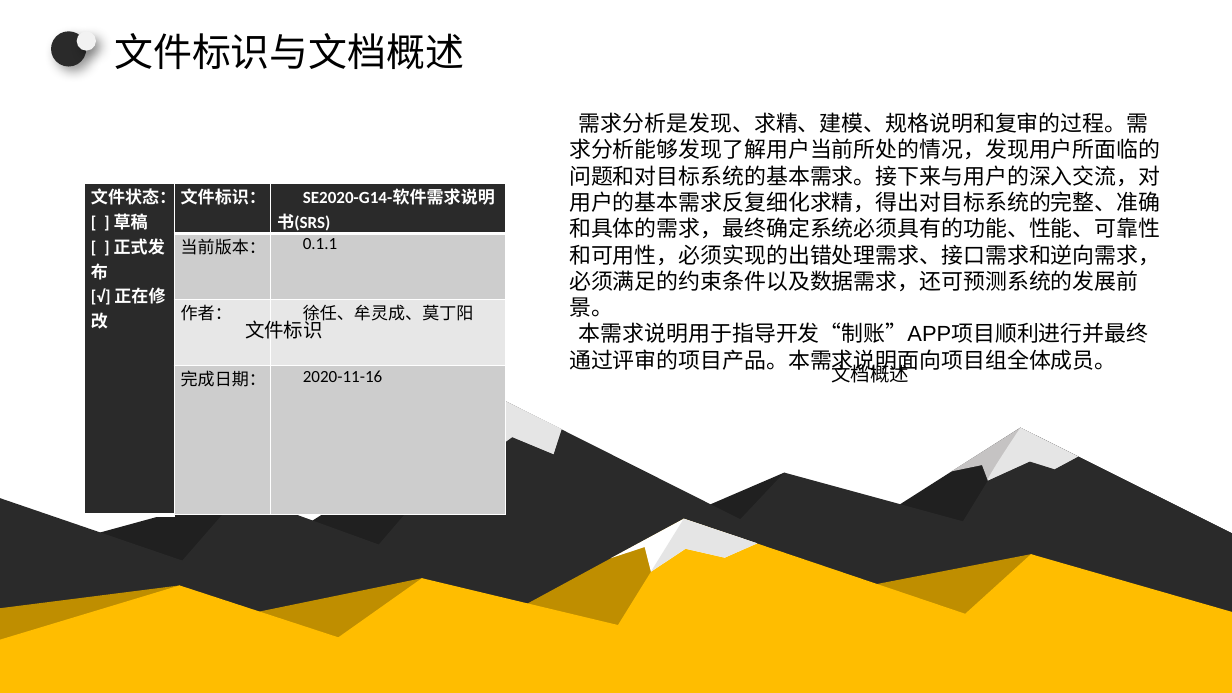
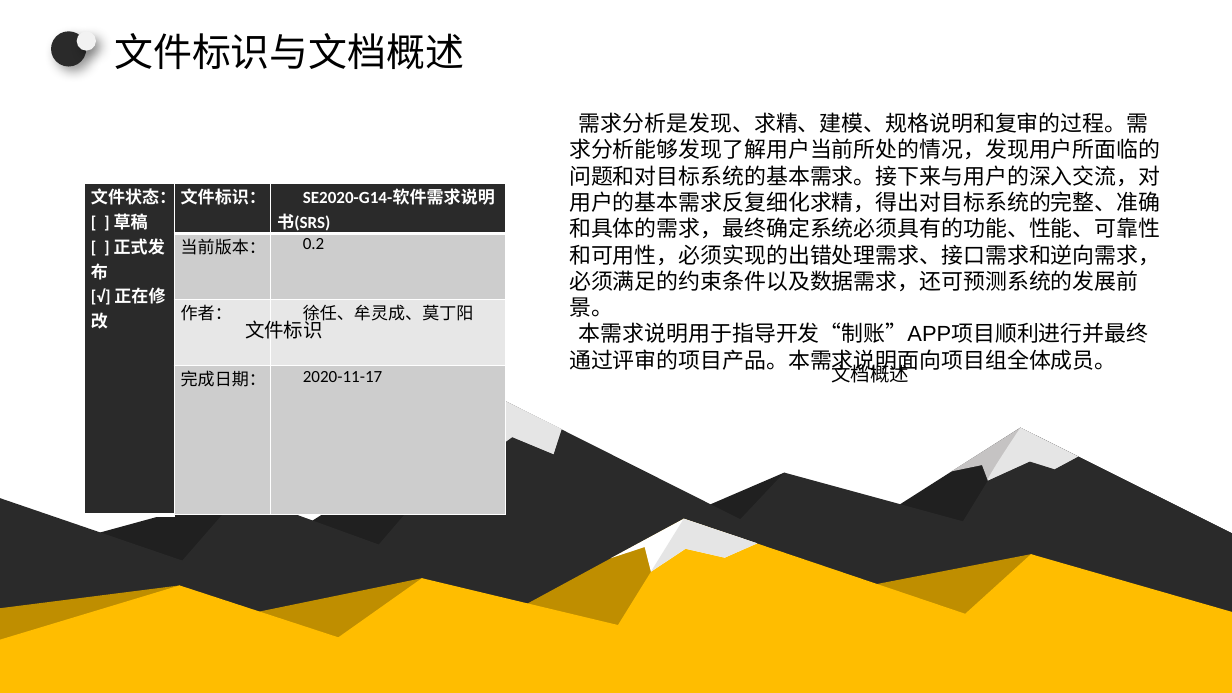
Before and after one commit to zszdxasdf/zhizhang, a slide deck: slide 4 of 需求分析/SE2020-G14-软件需求说明(SRS)0.2/SE2020-G14-软件需求规格说明(SRS)0.2.pptx. Drawn at 1232x693 pixels with LibreOffice and Linux fonts; fonts in the diff are those of the drawing. Boxes give left, top, right and bottom in pixels: in the first picture for what was removed or moved away, otherwise in the second. Text is boxed around its words. In the diff, an @@ line names an element or a change of style, - is before the commit and + after.

```diff
--- a/需求分析/SE2020-G14-软件需求说明(SRS)0.2/SE2020-G14-软件需求规格说明(SRS)0.2.pptx
+++ b/需求分析/SE2020-G14-软件需求说明(SRS)0.2/SE2020-G14-软件需求规格说明(SRS)0.2.pptx
@@ table at bbox=[84, 184, 505, 391] @@
-row 2, column 3: 0.1.1
+row 2, column 3: 0.2
-row 4, column 3: 2020-11-16
+row 4, column 3: 2020-11-17
```
Also in this commit, not shown: 1 slide added, 1 slide removed.
